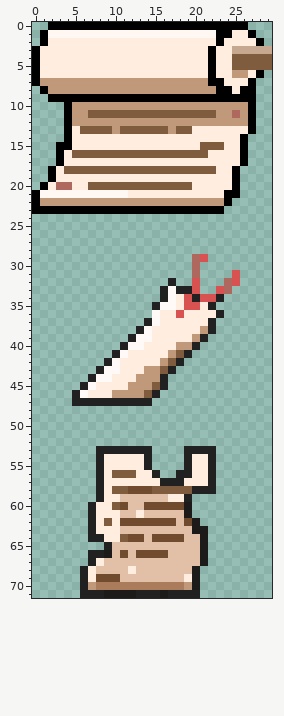
Two versions of one sprite sheet, data/TEXTURE/Item.png. That is the earlier state.
The file is 30x72 pixels. Colours within 5 levels of each other are drawn and written as one.
The same view after the edit:
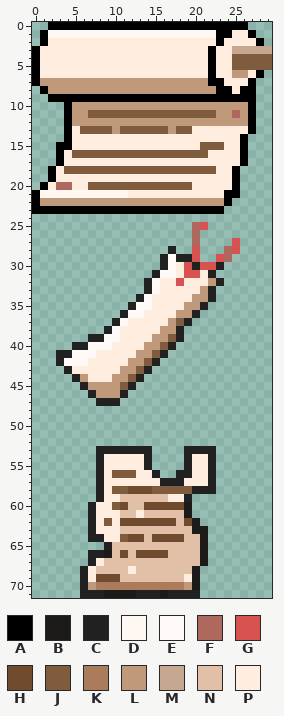
Palette (. is transparent): A #000000  B #1d1b19  C #212121  D #fff7f1  E #fffaf7  F #ae685d  G #d85252  H #714b2e  J #7f5c3e  K #aa7c5b  L #c0997a  M #c5a88f  N #e2c0a7  P #ffeddf
Changes in this commit:
Changed rows in their new state; - is an unchanged pixel.
first column x 3:
25 -----------------FG----
26 -----------------F-----
27 -----------------F----G
28 --------------C--G---FG
29 -------------CECCG.-GF-
30 -------------CEPGCGGC--
31 ------------CEEPGGPC--.
32 -----------CEPPGPPPLC..
33 -----------CEPPPPPLC..-
34 ----------CEPPP-PLLC.--
35 ---------CEEPPP-LLC.---
36 --------CEEPP--LLC...--
37 -------CEPPPP-LJC...---
38 ------CEPPPP-LLC....---
39 ----CCEEPPPPLLJC...----
40 --CCEEEPPPPLLJC...-----
41 CCEEEPPPP-LLJC...------
42 CEEEPPPP-LLJC...-------
43 -CPPPPPPLLJC...--------
44 --CLPPPLLJC...---------
45 ----LLLLJC....---------
46 --..CLL-C....----------
47 --...---....-----------
